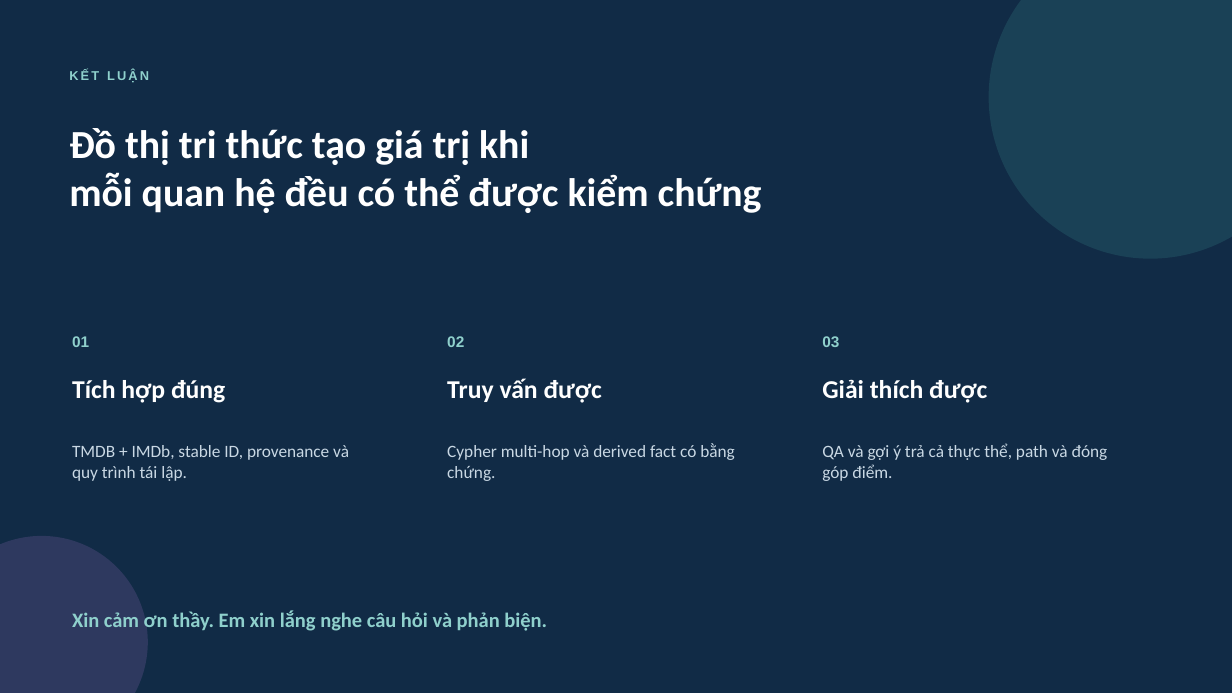
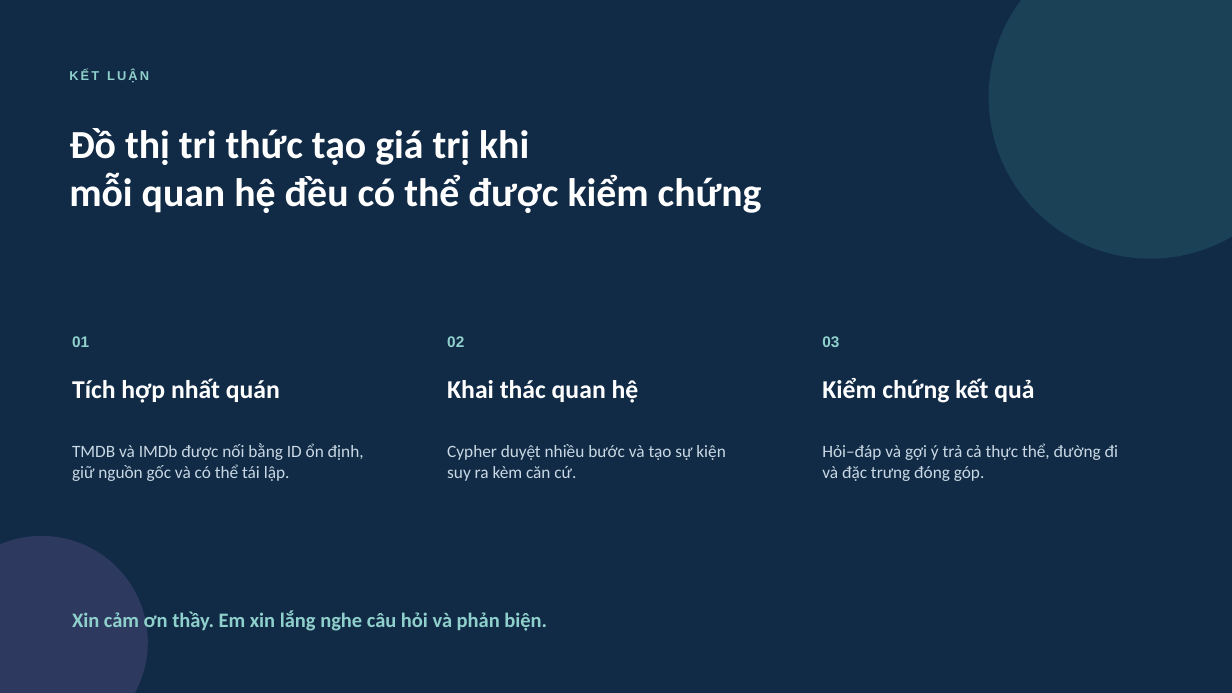
Before and after one commit to khanhhk/advanced_database, a slide deck: slide 31 of docs/deliverables/slide/movie_knowledge_graph_defense.pptx. Drawn at 1232x693 pixels with LibreOffice and Linux fonts; fonts in the diff are those of the drawing. Boxes give left, top, right and bottom in pixels: in the first picture for what was removed or moved away, otherwise in the second. Text is boxed around its words. In the diff, an @@ line names an element or a change of style, - is before the commit and + after.

```diff
--- a/docs/deliverables/slide/movie_knowledge_graph_defense.pptx
+++ b/docs/deliverables/slide/movie_knowledge_graph_defense.pptx
@@ text at [72,378,280,403]: text changed @@
-Tích hợp đúng
+Tích hợp nhất quán
@@ text at [447,380,639,403]: text changed @@
-Truy vấn được
+Khai thác quan hệ
@@ text at [822,378,1034,403]: text changed @@
-Giải thích được
+Kiểm chứng kết quả
@@ text at [72,443,364,481]: text changed @@
-TMDB + IMDb, stable ID, provenance và quy trình tái lập.
+TMDB và IMDb được nối bằng ID ổn định, giữ nguồn gốc và có thể tái lập.
@@ text at [447,444,725,481]: text changed @@
-Cypher multi-hop và derived fact có bằng chứng.
+Cypher duyệt nhiều bước và tạo sự kiện suy ra kèm căn cứ.
@@ text at [822,443,1118,481]: text changed @@
-QA và gợi ý trả cả thực thể, path và đóng góp điểm.
+Hỏi–đáp và gợi ý trả cả thực thể, đường đi và đặc trưng đóng góp.
```
Also in this commit, not shown: 18 other slides changed, 4 other files.
